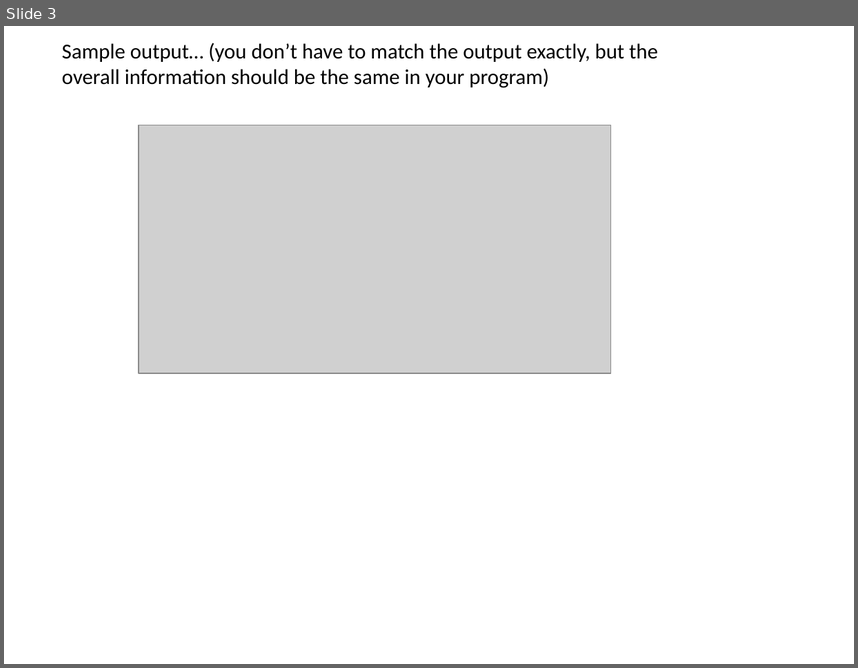
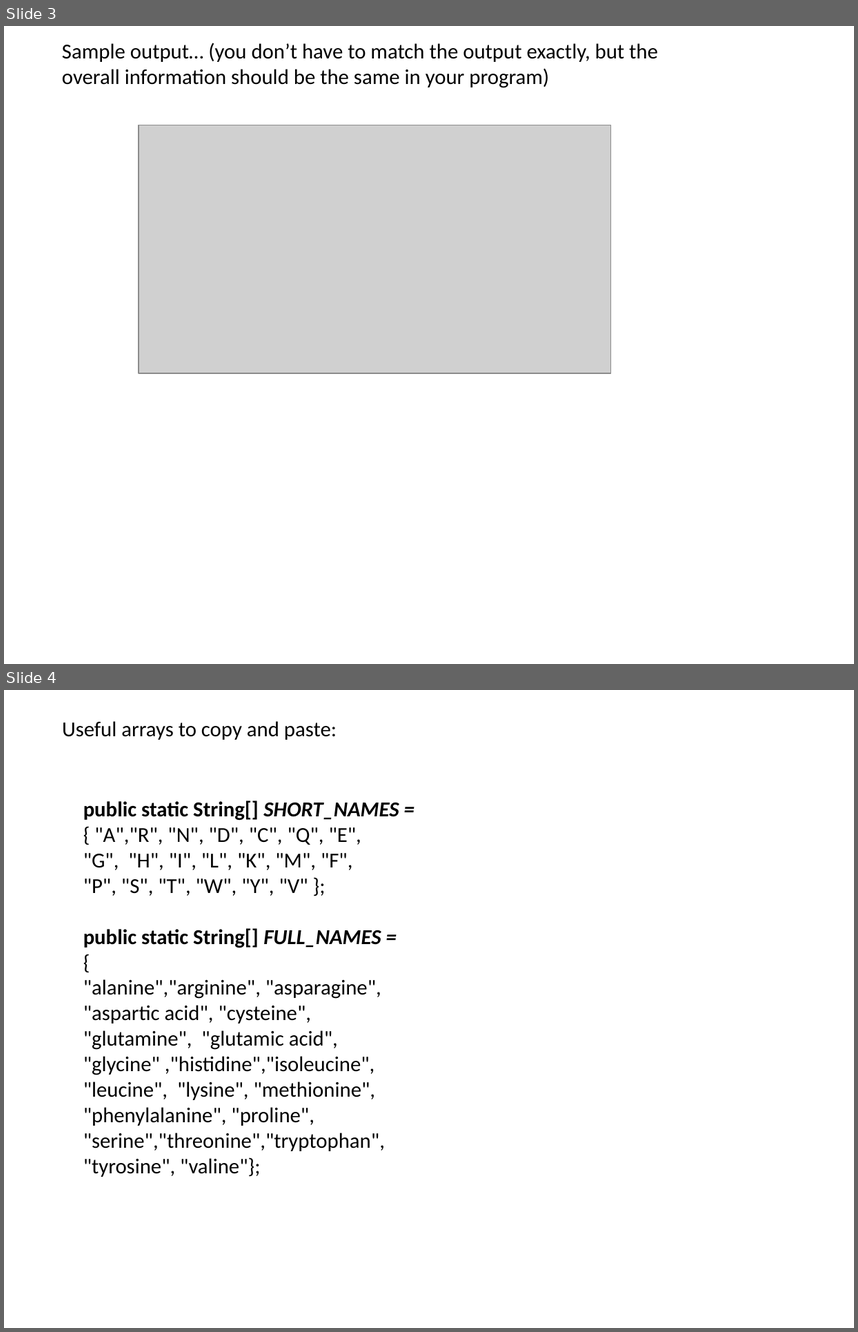
Before and after one commit to afodor/afodor.github.io, a slide deck: classes/prog2015/Lab3.pptx. Shown one above the other, each under a label of ours: slide 3 before the commit, slides 3 and 4 after it. The pictures are 858x668 and 858x1332 pixels, drawn with LibreOffice and Linux fonts; fonts in the diff are those of the drawing; grey boxes stand for pictures. Boxes give left, top, right and bottom in pixels: in the first picture for what was removed or moved away, otherwise in the second. Text is boxed around its words. In the diff, an @@ line names an element or a change of style, - is before the commit and + after.

Commit message:
lab 3

```diff
--- a/classes/prog2015/Lab3.pptx
+++ b/classes/prog2015/Lab3.pptx
@@ slide 4 added at (4, 690, 854, 1328), background #FFFFFF @@
@@ text added at (62, 721, 337, 740), 18 pt, text #000000 @@
+Useful arrays to copy and paste:
@@ text added at (83, 800, 399, 1176), 18 pt, text #000000 @@
+public static String[] SHORT_NAMES =
+{ "A","R", "N", "D", "C", "Q", "E",
+"G", "H", "I", "L", "K", "M", "F",
+"P", "S", "T", "W", "Y", "V" };
+public static String[] FULL_NAMES =
+{
+"alanine","arginine", "asparagine",
+"aspartic acid", "cysteine",
+"glutamine", "glutamic acid",
+"glycine" ,"histidine","isoleucine",
+"leucine", "lysine", "methionine",
+"phenylalanine", "proline",
+"serine","threonine","tryptophan",
+"tyrosine", "valine"};
```
